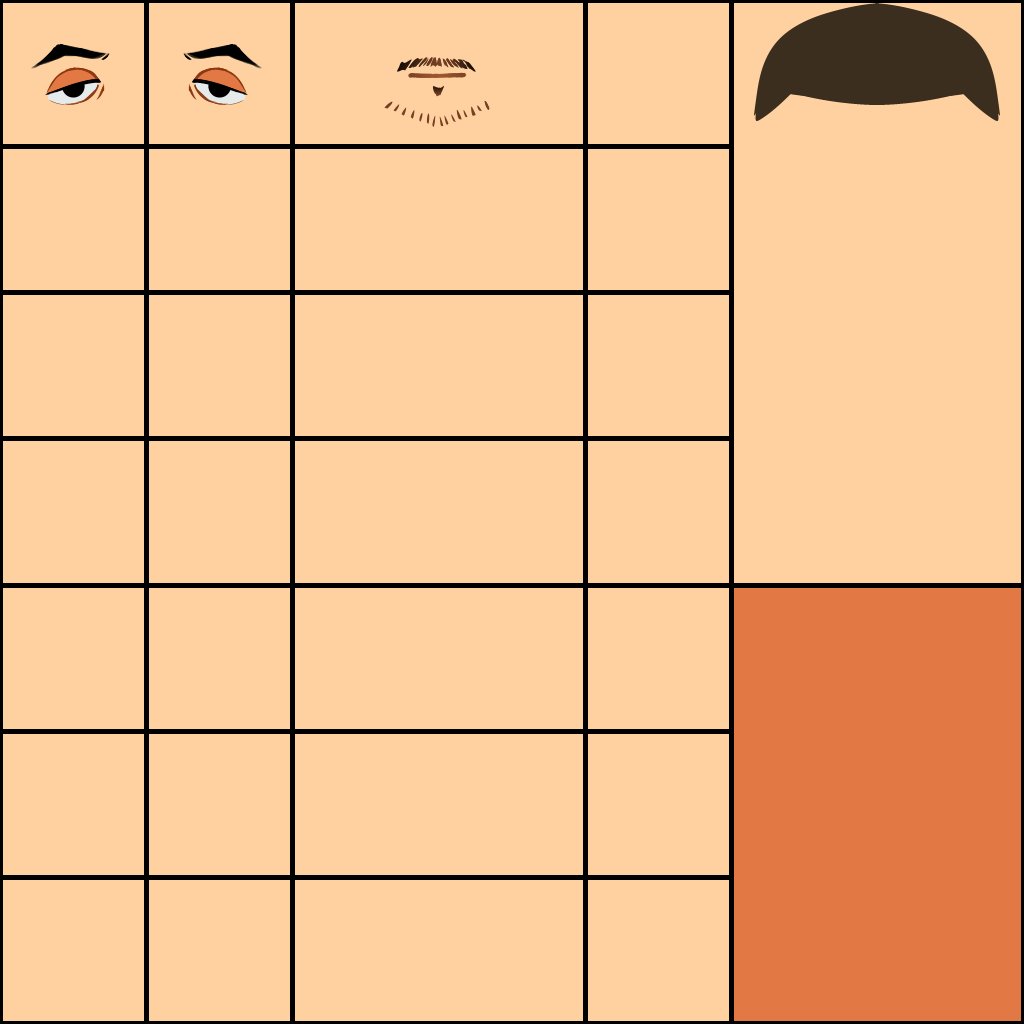
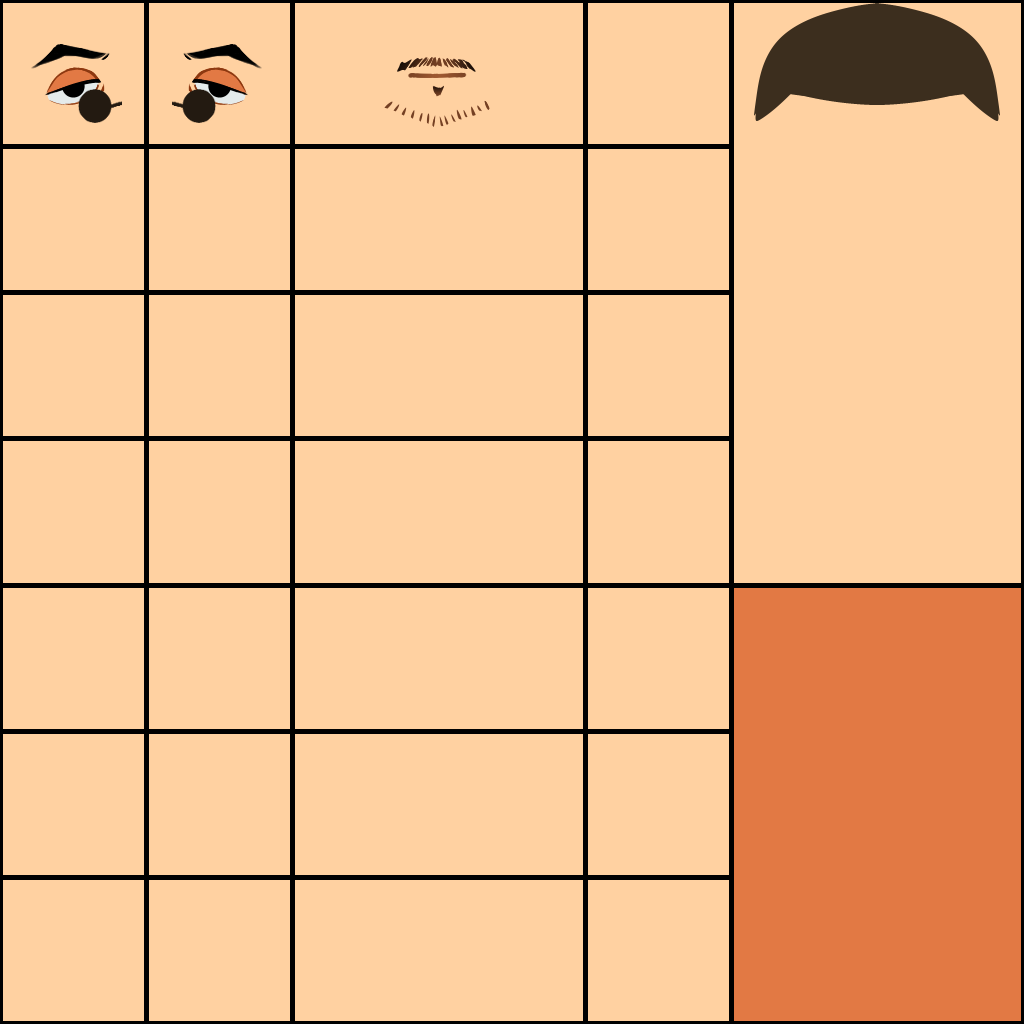
Revision of a layered 1024px x 1024px image; what changed, layer by layer:
renamed "Layer 51 Copy 3" to "glasses", showed it over 78, 89, 216, 123
